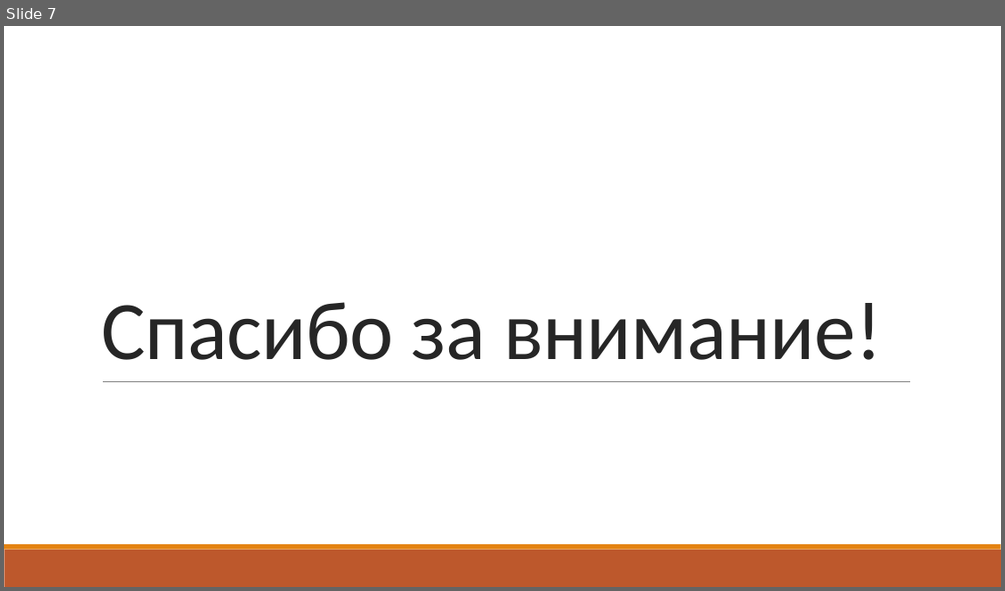
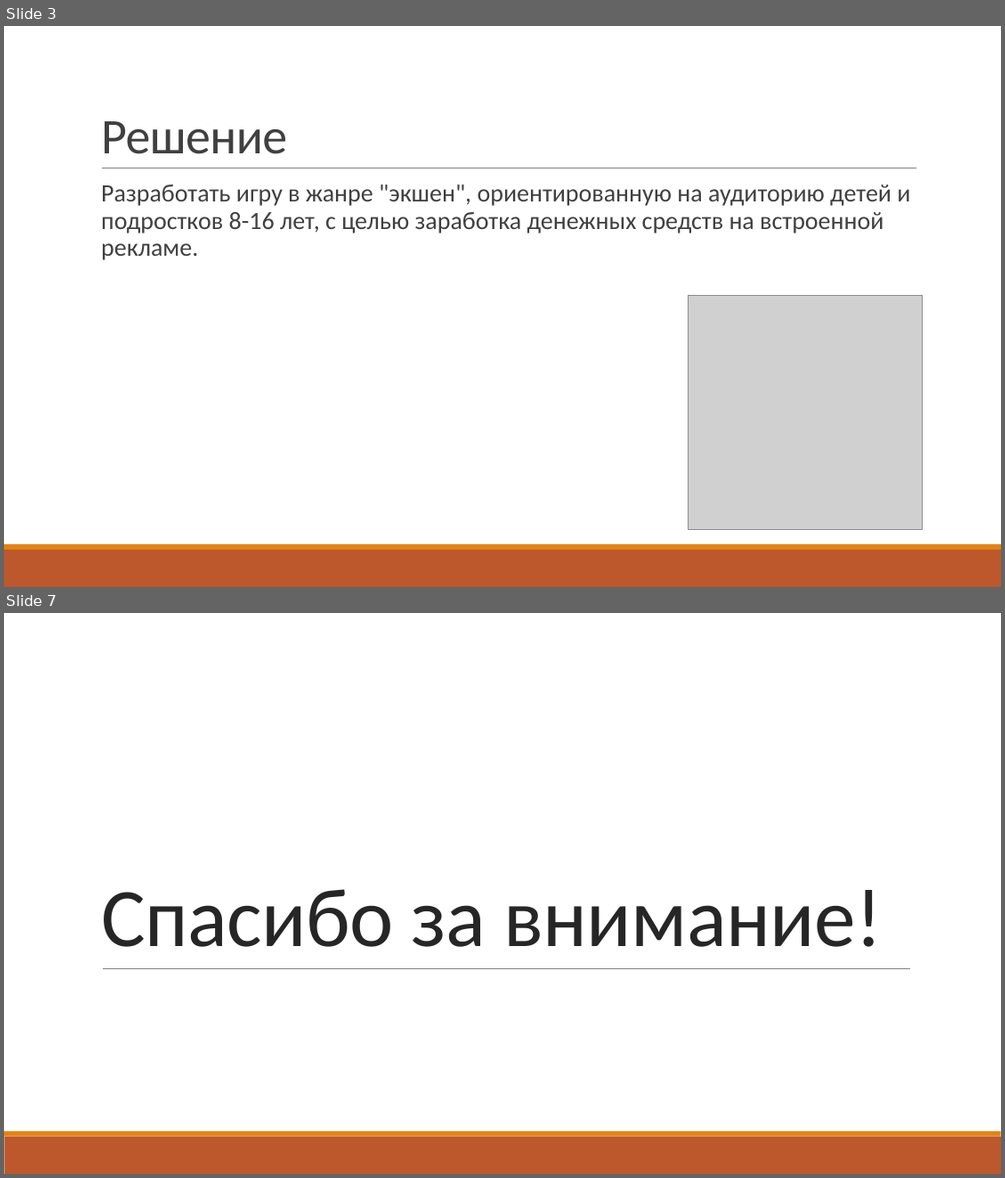
Before and after one commit to RareSnowflake/istu-lab-upp-2019-2020, a slide deck: Мокрушин_Модин_ITCT/lab1.pptx. Shown one above the other, each under a label of ours: slide 7 before the commit, slides 3 and 7 after it; the slides between them are not shown. The pictures are 1005x591 and 1005x1178 pixels, drawn with LibreOffice and Linux fonts; fonts in the diff are those of the drawing; grey boxes stand for pictures. Boxes give left, top, right and bottom in pixels: in the first picture for what was removed or moved away, otherwise in the second. Text is boxed around its words. In the diff, an @@ line names an element or a change of style, - is before the commit and + after.

```diff
--- a/Мокрушин_Модин_ITCT/lab1.pptx
+++ b/Мокрушин_Модин_ITCT/lab1.pptx
@@ slide 3 added at [4,26,1001,587], background #FFFFFF; not listed: 2 template elements that a slide beside it also shows @@
@@ title added at [101,121,287,154], 48 pt, text #404040 @@
+Решение
@@ text added at [101,184,910,260], 24 pt, text #404040 @@
+  Разработать игру в жанре "экшен", ориентированную на аудиторию детей и подростков 8-16 лет, с целью заработка денежных средств на встроенной рекламе.
@@ line added from (102, 168) to (917, 168), #808080 0.5 pt @@
@@ picture added at [688,295,922,529] @@
```
Also in this commit, not shown: 5 slides changed, 1 slide removed, 16 other files.
